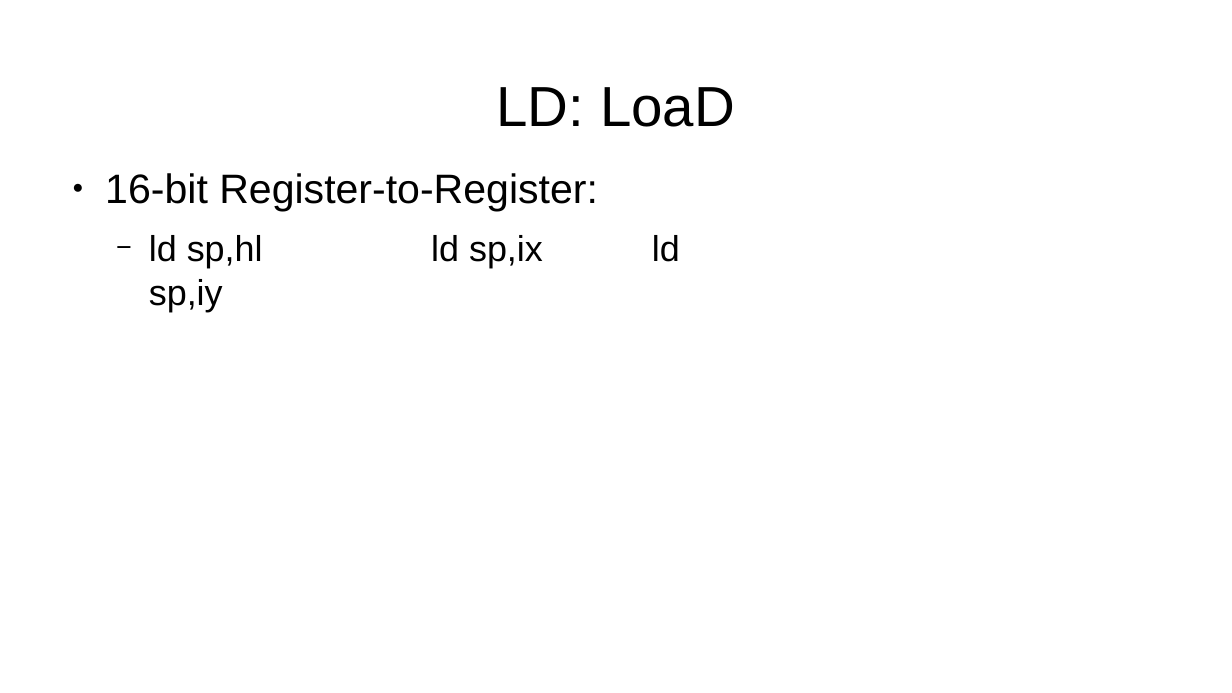
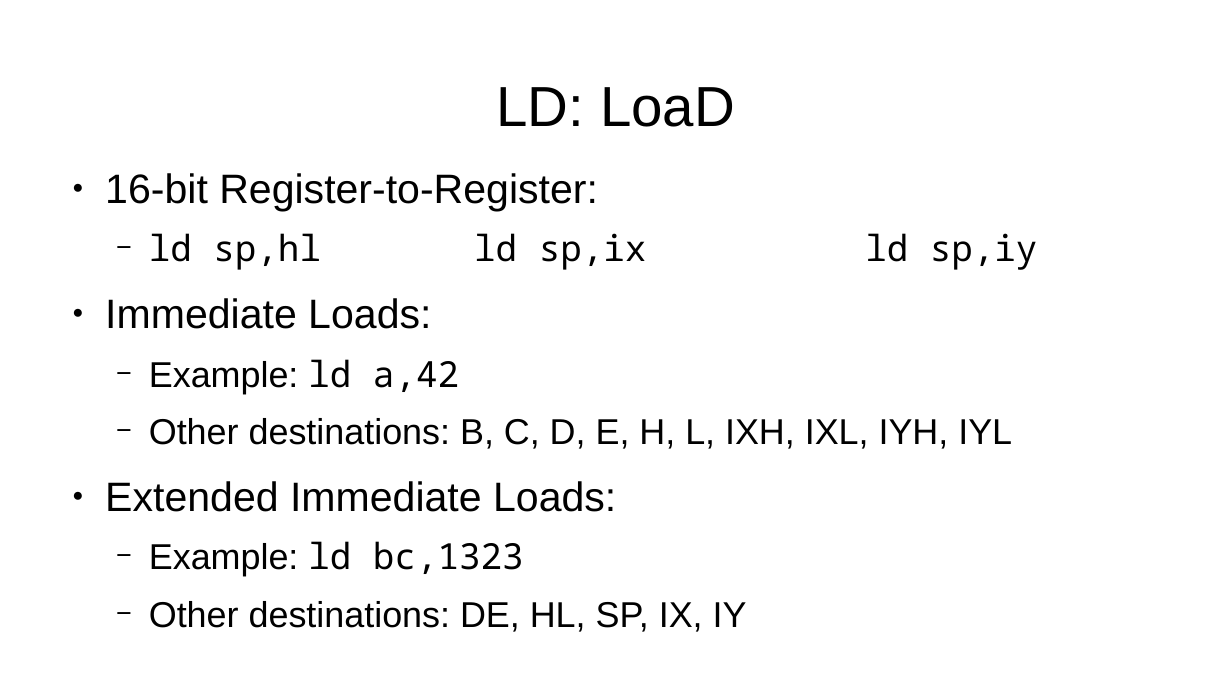
Before and after one commit to SlithyMatt/zxs-assembly-tutorial, a slide deck: slide 7 of Lesson3/Lesson3.odp. Drawn at 1232x693 pixels with LibreOffice and Linux fonts; fonts in the diff are those of the drawing. Boxes give left, top, right and bottom in pixels: in the first picture for what was removed or moved away, otherwise in the second. Text is boxed around its words. In the diff, an @@ line names an element or a change of style, - is before the commit and + after.

Commit message:
finished LD slides

```diff
--- a/Lesson3/Lesson3.odp
+++ b/Lesson3/Lesson3.odp
@@ text removed at box(105, 173, 680, 268) @@
-● 16-bit Register-to-Register:
-  − ld sp,hl ld sp,ix ld sp,iy
@@ text added at box(105, 173, 1038, 632), 28 pt, text #000000 @@
+● 16-bit Register-to-Register:
+  − ld sp,hl ld sp,ix ld sp,iy
+● Immediate Loads:
+  − Example: ld a,42
+  − Other destinations: B, C, D, E, H, L, IXH, IXL, IYH, IYL
+● Extended Immediate Loads:
+  − Example: ld bc,1323
+  − Other destinations: DE, HL, SP, IX, IY
```
Also in this commit, not shown: 2 other slides changed, 4 slides added.
